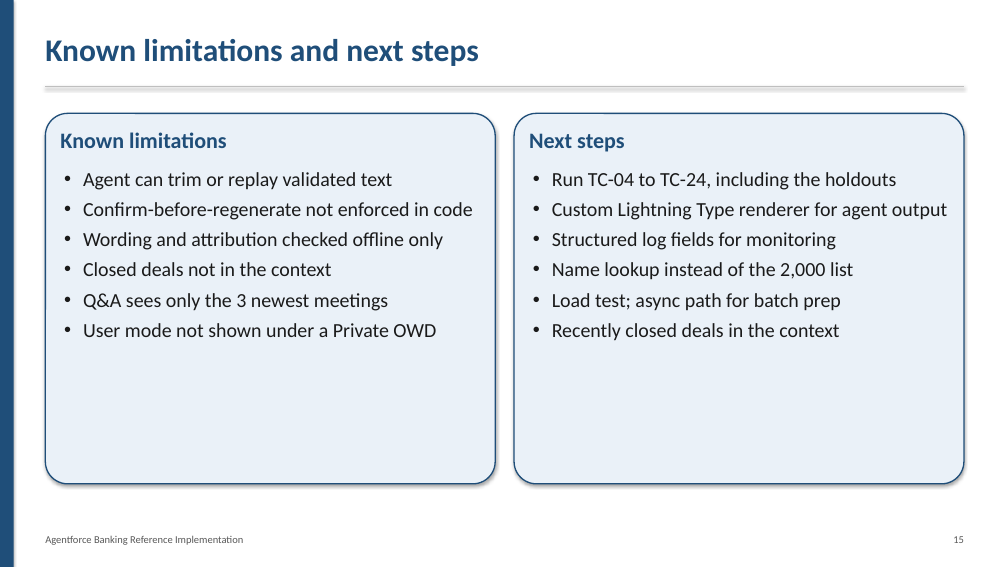
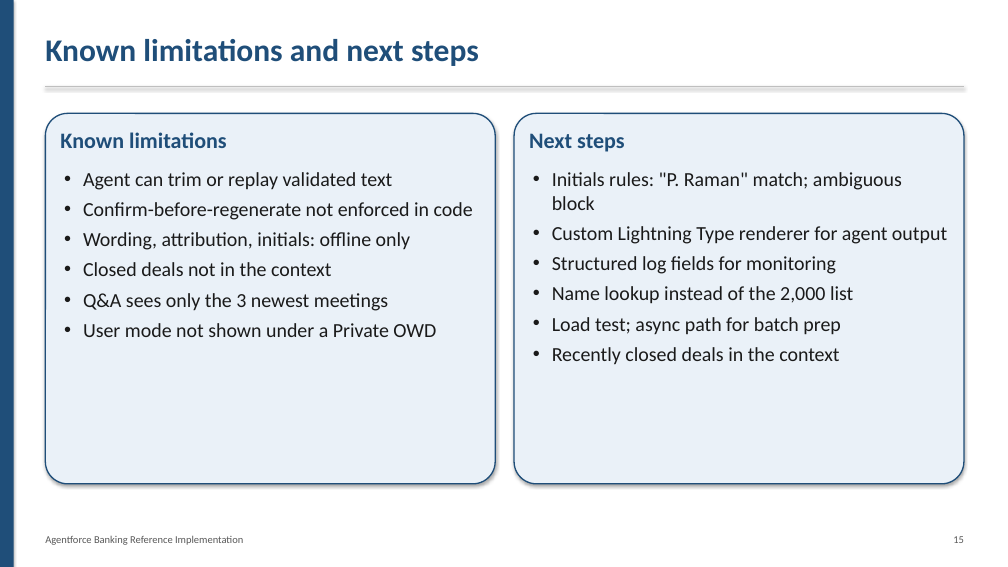
Before and after one commit to monibrahman/agentforce-banking-reference, a slide deck: slide 15 of docs/Panel_Overview.pptx. Drawn at 1008x567 pixels with LibreOffice and Linux fonts; fonts in the diff are those of the drawing. Boxes give left, top, right and bottom in pixels: in the first picture for what was removed or moved away, otherwise in the second. Text is boxed around its words. In the diff, an @@ line names an element or a change of style, - is before the commit and + after.

Commit message:
Rebuild docs with test results: Test Protocol (30 pp, conclusion), Functional Spec open items (26 pp), deck results slide (15 slides)
TC-13 Fail confirmed (display; own criterion passed). Holdout pair recorded in PROMPT_ITERATIONS: TC-19 under-block (reached the banker) and TC-21 over-block (failed safe); fixes proposed, not applied. FS: two initials rows in Known limitations, new section 17 Open items. Deck: 'Testing approach and results' with tallies (19/4/2/1 pending) and the pair; initials rules in Next steps. All documents stay 0.1. TC-22 step 4 still pending.

```diff
--- a/docs/Panel_Overview.pptx
+++ b/docs/Panel_Overview.pptx
@@ text at (552,172,902,210): text changed @@
-• Run TC-04 to TC-24, including the holdouts
+• Initials rules: "P. Raman" match; ambiguous block
@@ text at (83,232,411,250): text changed @@
-• Wording and attribution checked offline only
+• Wording, attribution, initials: offline only
```
Also in this commit, not shown: 1 other slide changed, 8 other files.
